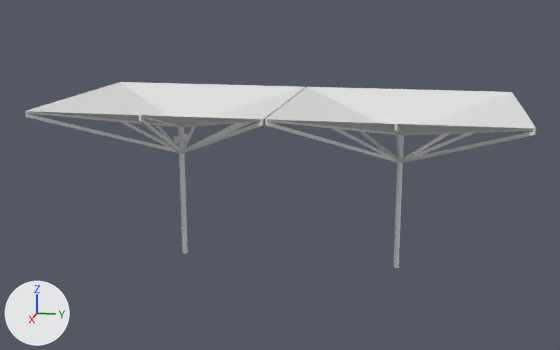
An edit to the Blender file Utils/Modelos/guardachuva.blend, drawn before and after from the same camera.
Camera for both pictures: a 50 mm camera at (4.76, 1.61, 1.76) aimed at (0.0, 0.66, 0.57). Arrows for +X, +Y and +Z are at lower left; the lights stay in place.

Script lines for the objects in view, before the commit:
```python
me_cylinder_005 = bpy.data.meshes.new('Cylinder.005')
me_cylinder_005.from_pydata(...)  # 152 vertices, 150 faces; spans x -2.05..2.05, y -2.05..2.05, z 0.0..3.06
me_cylinder_007 = bpy.data.meshes.new('Cylinder.007')
me_cylinder_007.from_pydata(...)  # 104 vertices, 106 faces; spans x -2.05..2.05, y -2.05..2.05, z 0.0..3.06
ob_gccomluz = bpy.data.objects.new('gccomluz', me_cylinder_005)
ob_gccomluz.location = (0.0, 0.0, 0.0)
ob_gccomluz.scale = (0.344, 0.344, 0.344)
ob_gcsemluz = bpy.data.objects.new('gcsemluz', me_cylinder_007)
ob_gcsemluz.location = (0.0, 1.415, 0.0)
ob_gcsemluz.scale = (0.344, 0.344, 0.344)
```
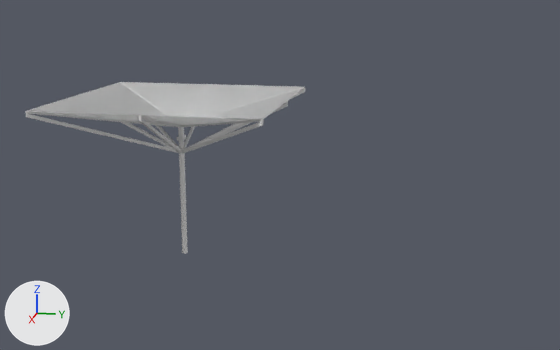
Scene script edits in JSON lines:
```json
{"block": "me_cylinder_005", "where": "# used by ob_gccomluz; location = (0.0, 0.0, 0.0); scale = (0.344, 0.344, 0.344)"}
{"op": "remove", "block": "me_cylinder_005", "code": "me_cylinder_005.from_pydata(...)  # 152 vertices, 150 faces; spans x -2.05..2.05, y -2.05..2.05, z 0.0..3.06"}
{"op": "add", "block": "me_cylinder_005", "code": "me_cylinder_005.from_pydata(...)  # 160 vertices, 182 faces; spans x -2.05..2.05, y -2.05..2.05, z 0.0..3.06"}
{"block": "me_cylinder_005", "change": "me_cylinder_005 part 1"}
{"block": "me_cylinder_005", "change": "16 vertices are removed from x -2.05..2.05, y -2.05..2.05, z 3.02..3.03"}
{"block": "me_cylinder_005", "change": "38 faces are deleted"}
{"block": "me_cylinder_005", "change": "16 vertices move from x -0.14..0.14, y -0.11..0.11, z 2.21..2.36 to x -0.11..0.11, y -0.06..0.06, z 2.25..2.33"}
{"block": "me_cylinder_005", "change": "24 vertices are added at x -2.05..2.05, y -2.04..2.05, z 2.54..3.06"}
{"block": "me_cylinder_005", "change": "70 new faces join them"}
{"op": "remove", "block": "ob_gcsemluz", "code": ["ob_gcsemluz = bpy.data.objects.new('gcsemluz', me_cylinder_007)", "ob_gcsemluz.location = (0.0, 1.415, 0.0)", "ob_gcsemluz.scale = (0.344, 0.344, 0.344)"]}
```

Where the change shows, as pixel boxes (x1, y1, x2, y2) in the pictures (560 x 350 px):
```json
{"object": "gcsemluz", "change": "deleted", "before": [265, 87, 536, 268]}
{"part": 1, "of": "me_cylinder_005", "change": "built on", "before": [26, 82, 304, 153], "after": [26, 82, 305, 153]}
```
